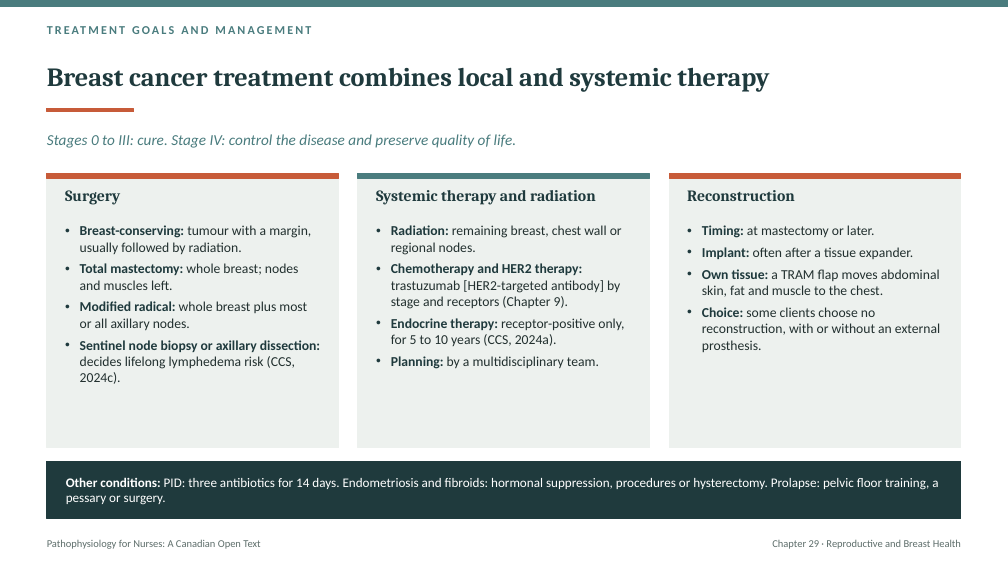
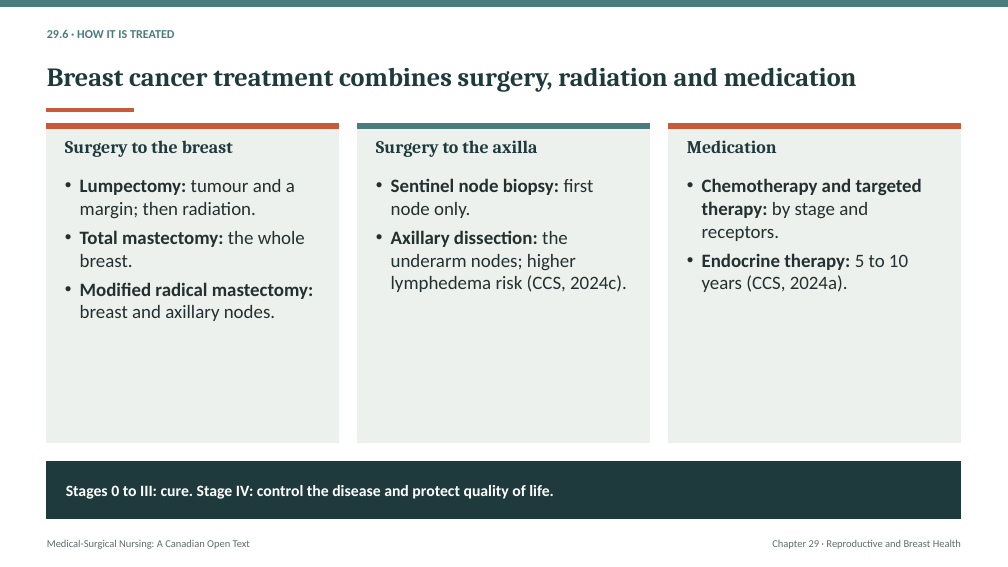
Before and after one commit to andrewleenl/opensourcenursing, a slide deck: slide 23 of Ch29_Reproductive_and_Breast_Health_in_Adult_Care_Lecture_Presentation.pptx (slide 29 before the commit). Drawn at 1008x567 pixels with LibreOffice and Linux fonts; fonts in the diff are those of the drawing. Boxes give left, top, right and bottom in pixels: in the first picture for what was removed or moved away, otherwise in the second. Text is boxed around its words. In the diff, an @@ line names an element or a change of style, - is before the commit and + after.

```diff
--- a/Ch29_Reproductive_and_Breast_Health_in_Adult_Care_Lecture_Presentation.pptx
+++ b/Ch29_Reproductive_and_Breast_Health_in_Adult_Care_Lecture_Presentation.pptx
@@ text "29.6 · HOW IT IS ..." at (47,29,174,38): vertical alignment top to middle @@
@@ text at (47,29,174,38): text changed @@
-TREATMENT GOALS AND MANAGEMENT
+29.6 · HOW IT IS TREATED
@@ title at (47,67,857,92): text changed @@
-Breast cancer treatment combines local and systemic therapy
+Breast cancer treatment combines surgery, radiation and medication
@@ rectangle: place and size @@
-rectangle at (47,174,339,448)
+rectangle at (47,124,339,442)
@@ text at (65,140,233,157): text changed; size 15 to 17 pt @@
-Surgery
+Surgery to the breast
@@ rectangle: place and size @@
-rectangle at (358,174,650,448)
+rectangle at (358,124,650,442)
@@ 3 rectangles: place and size @@
-3 rectangles at (47,174,961,178)
+3 rectangles at (47,124,961,129)
@@ text added at (376,140,538,157), 17 pt, text #1F3A3D, bold @@
+Surgery to the axilla
@@ rectangle: place and size @@
-rectangle at (669,174,961,448)
+rectangle at (669,124,961,442)
@@ text added at (687,140,777,153), 17 pt, text #1F3A3D, bold @@
+Medication
@@ text at (80,179,313,321): text changed; size 13 to 18 pt @@
-• Breast-conserving: tumour with a margin, usually followed by radiation.
-• Total mastectomy: whole breast; nodes and muscles left.
-• Modified radical: whole breast plus most or all axillary nodes.
-• Sentinel node biopsy or axillary dissection: decides lifelong lymphedema risk (CCS, 2024c).
+• Lumpectomy: tumour and a margin; then radiation.
+• Total mastectomy: the whole breast.
+• Modified radical mastectomy: breast and axillary nodes.
@@ text added at (391,178,627,292), 18 pt, text #22302F @@
+• Sentinel node biopsy: first node only.
+• Axillary dissection: the underarm nodes; higher lymphedema risk (CCS, 2024c).
@@ text added at (702,178,922,292), 18 pt, text #22302F, bold @@
+• Chemotherapy and targeted therapy: by stage and receptors.
+• Endocrine therapy: 5 to 10 years (CCS, 2024a).
@@ text removed at (376,190,596,205) @@
-Systemic therapy and radiation
@@ text removed at (687,190,795,201) @@
-Reconstruction
@@ text removed at (391,225,624,369) @@
-• Radiation: remaining breast, chest wall or regional nodes.
-• Chemotherapy and HER2 therapy: trastuzumab [HER2-targeted antibody] by stage and receptors (Chapter 9).
-• Endocrine therapy: receptor-positive only, for 5 to 10 years (CCS, 2024a).
-• Planning: by a multidisciplinary team.
@@ text removed at (702,225,940,352) @@
-• Timing: at mastectomy or later.
-• Implant: often after a tissue expander.
-• Own tissue: a TRAM flap moves abdominal skin, fat and muscle to the chest.
-• Choice: some clients choose no reconstruction, with or without an external prosthesis.
@@ text "Stages 0 to III: cure. ..." at (66,485,554,499): vertical alignment top to middle @@
@@ text removed at (66,477,938,505) @@
-Other conditions: PID: three antibiotics for 14 days. Endometriosis and fibroids: hormonal suppression, procedures or hysterectomy. Prolapse: pelvic floor training, a pessary or surgery.
@@ text at (66,485,554,499): text changed; size 14.5 to 15 pt; text colour #4A7C7E to #FFFFFF; bold on; italic off @@
-Stages 0 to III: cure. Stage IV: control the disease and preserve quality of life.
+Stages 0 to III: cure. Stage IV: control the disease and protect quality of life.
@@ text at (47,539,250,549): text changed @@
-Pathophysiology for Nurses: A Canadian Open Text
+Medical-Surgical Nursing: A Canadian Open Text
```
Also in this commit, not shown: 9 other slides changed, 40 slides added, 40 slides removed, 14 other files.
